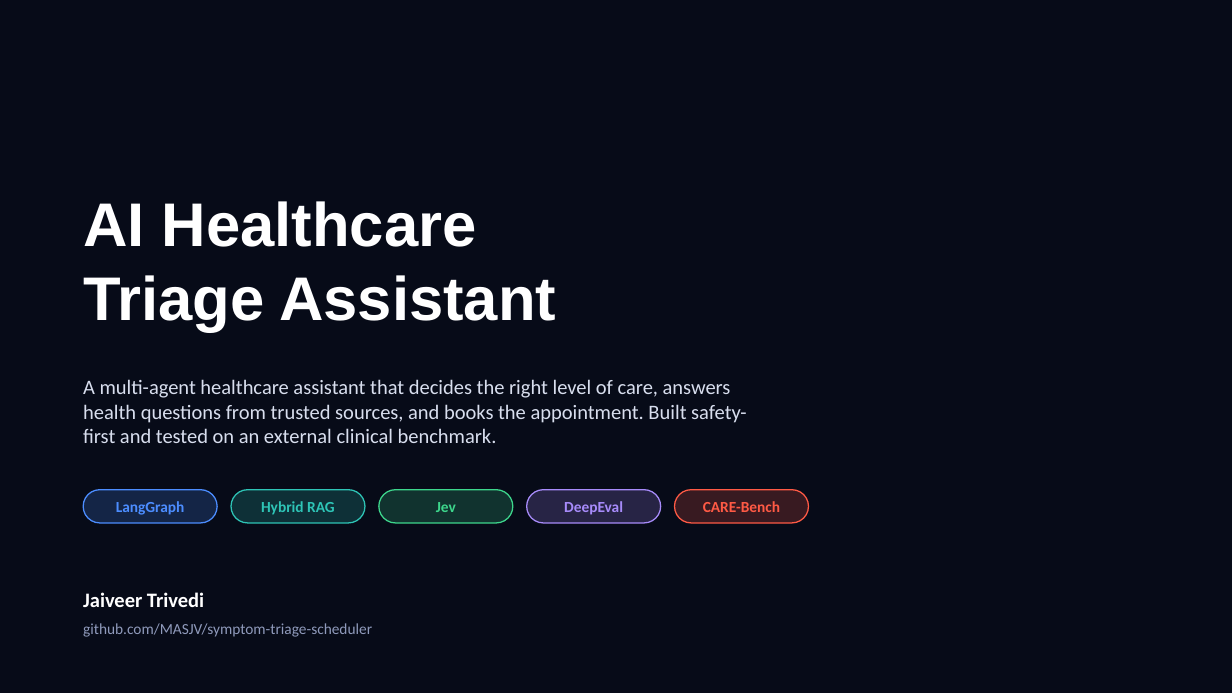
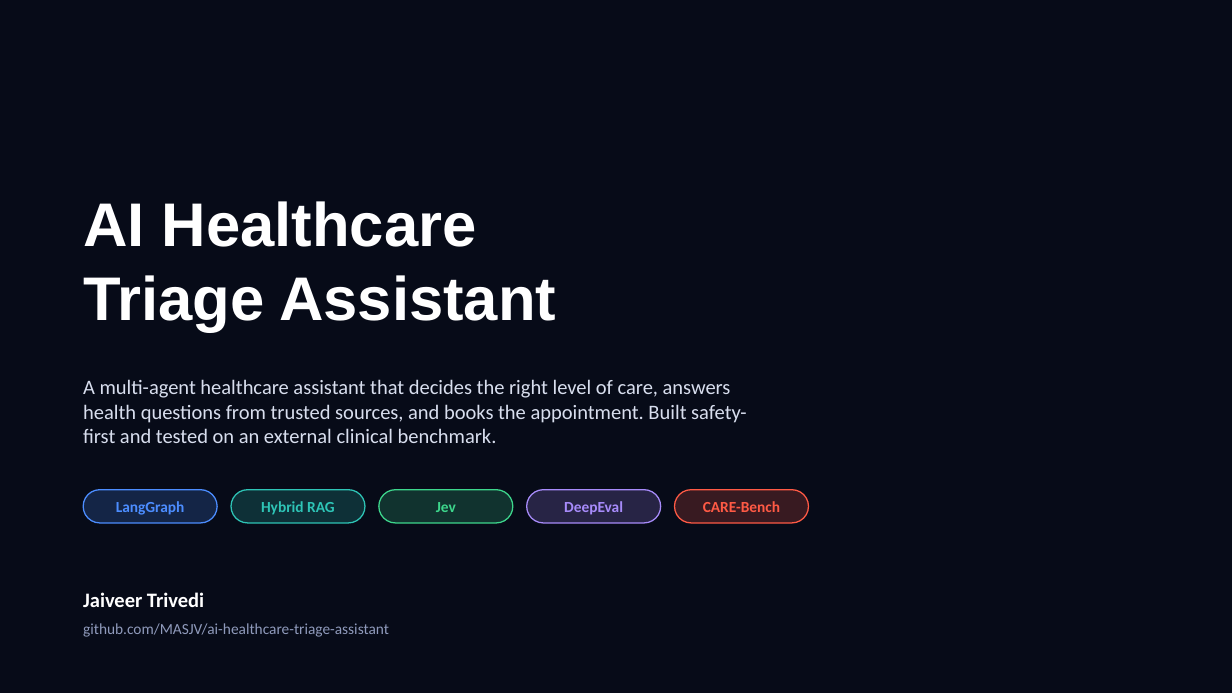
Before and after one commit to MASJV/ai-healthcare-triage-assistant, a slide deck: slide 1 of assets/docs/AI_Healthcare_Triage_Assistant.pptx. Drawn at 1232x693 pixels with LibreOffice and Linux fonts; fonts in the diff are those of the drawing; background and template pictures are left out. Boxes give left, top, right and bottom in pixels: in the first picture for what was removed or moved away, otherwise in the second. Text is boxed around its words. In the diff, an @@ line names an element or a change of style, - is before the commit and + after.

```diff
--- a/assets/docs/AI_Healthcare_Triage_Assistant.pptx
+++ b/assets/docs/AI_Healthcare_Triage_Assistant.pptx
@@ text at [83,623,389,637]: text changed @@
-github.com/MASJV/symptom-triage-scheduler
+github.com/MASJV/ai-healthcare-triage-assistant
```
Also in this commit, not shown: 1 other slide changed, 1 other file.
